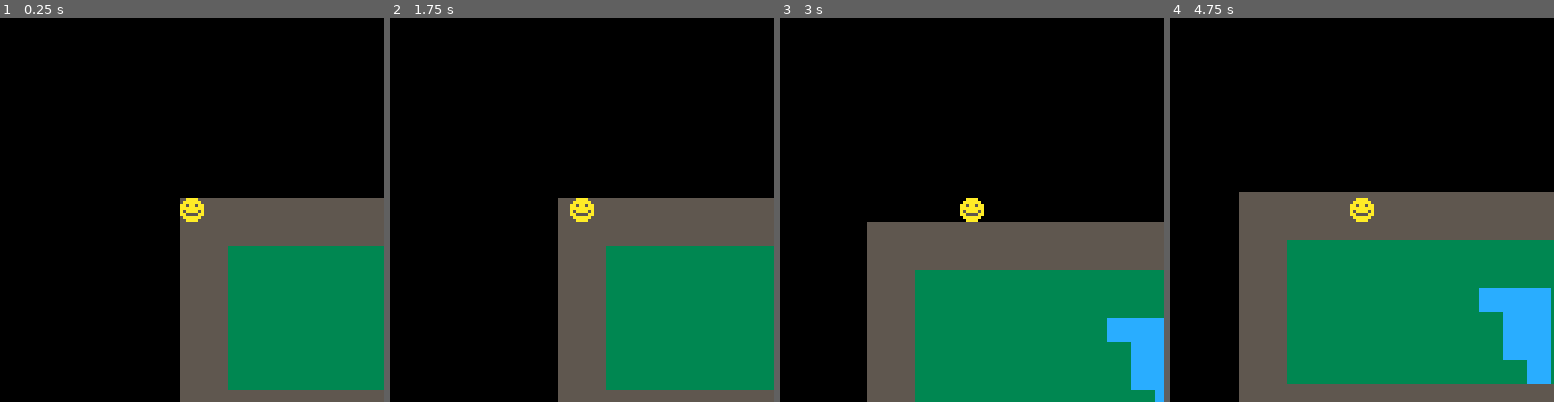
Above: before the commit, frames 1-4 (left to right).
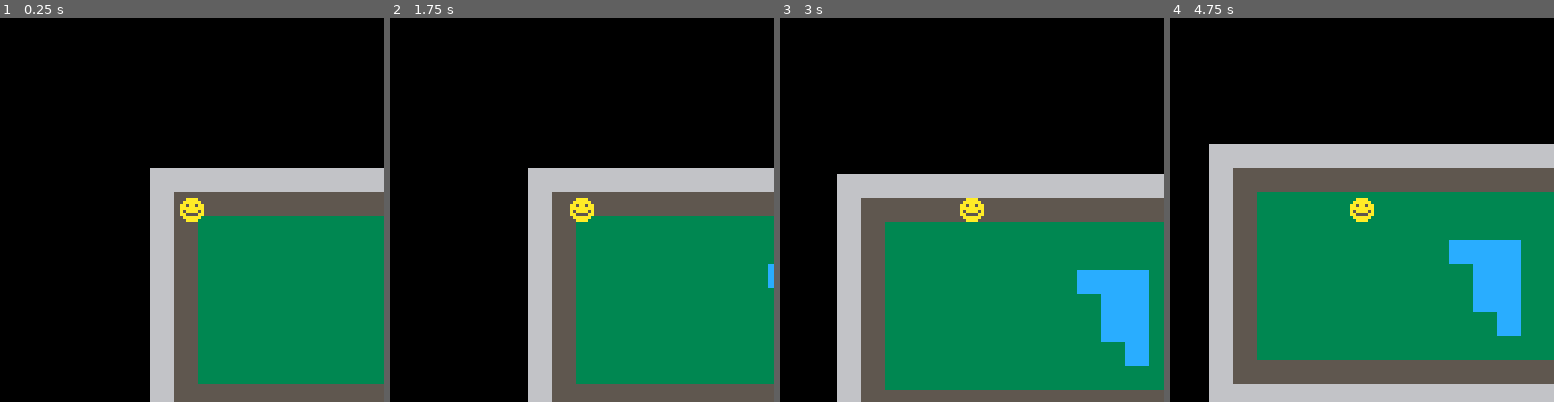
Above: after the commit, the same moments.

Repository: cucsijuan/adventure-game
Game: PICO-8 cartridge adventure.p8
The game is run twice, just before and just after one commit, with the same random seed, the same clock (stepped at 60 frames per second) and the same inputs.
Inputs:
- Up to frame 1 (0.25 s): no input
- Up to frame 2 (1.75 s): tap X (X key) at 0.33, 1.07 s; tap O (Z key) at 0.7, 1.7 s; hold Right from 1.6 s (still down)
- Up to frame 3 (3 s): tap X (X key) at 1.85, 2.97 s; release Right at 2.1 s; tap O (Z key) at 2.1, 2.5, 2.9 s; hold Up 2.15-2.42 s; hold Right from 2.47 s (still down)
- Up to frame 4 (4.75 s): release Right at 3.03 s; hold Left 3.08-3.58 s; tap O (Z key) every 0.4 s from 3.3 to 4.5 s; hold Down 3.63-3.97 s; hold Right 4.02-4.68 s; tap X (X key) at 4.08 s; hold Up from 4.73 s (still down)

The runs differ from the first frame. In frame 1, 16% of the frame differs, in the area x 39-100%, y 39-100%; in frame 2, 17%; in frame 3, 31%; in frame 4, 39%, in the area x 10-100%, y 32-100%.

Commit message:
Update adventure.p8
Added entitity controller and collision

Diff:
--- a/adventure.p8
+++ b/adventure.p8
@@ -1,37 +1,188 @@
 pico-8 cartridge // http://www.pico-8.com
 version 35
 __lua__
+
+entities = {}
+
+-- creates and return a new control component
+function newcontrol(left,right,up,down, input)
+ local c = {}
+ c.left = left
+ c.right = right
+ c.up = up
+ c.down = down
+ c.input = input
+ return c
+end
+
+-- creates and returns a new intention component
+function newintention()
+ local i = {}
+ i.left = false
+ i.right = false
+ i.up = false
+ i.down = false
+ return i
+end
+
+function newposition(x,y,w,h)
+ local p = {}
+ p.x = x
+ p.y = y
+ p.w = w
+ p.h = h
+ return p
+end
+
+function newsprite(x,y)
+ local s = {}
+ s.x= x
+ s.y = y
+ return s
+end
+
+function newentity(position, sprite, control, intention)
+ local e = {}
+  e.position = position
+  e.sprite = sprite
+  e.control = control
+  e.intention = intention
+  add(entities,e)
+ return e
+end
+
+--*******************************
+--****                   ********
+--****    functions      ********
+--****                   ********
+--*******************************
+
+function playerinput(ent)
+   ent.intention.left = btn(ent.control.left)
+   ent.intention.right = btn(ent.control.right)
+   ent.intention.up = btn(ent.control.up)
+   ent.intention.down = btn(ent.control.down)
+end
+
+function canwalk(x,y)
+ return not fget(mget(x/8,y/8),7)
+end
+
+--*******************************
+--****                   ********
+--****    game systems   ********
+--****                   ********
+--*******************************
+
+
+-- control system
+
+controlsystem = {}
+controlsystem.update = function()
+ for ent in all(entities) do
+  if ent.control ~= nil and ent.intention ~= nil then
+   ent.control.input(ent)
+  end
+ end
+end
+
+-- physics system
+
+physicssystem = {}
+physicssystem.update = function()
+ for ent in all(entities) do
+
+  local newx = ent.position.x
+  local newy = ent.position.y
+
+  if ent.position ~= nil and ent.intention ~= nil then
+   if ent.intention.left then newx -= 1 end
+   if ent.intention.right then newx += 1 end
+   if ent.intention.up then newy -= 1 end
+   if ent.intention.down then newy += 1 end
+  end
+
+  -- update x position if allowed to move
+  if canwalk(newx,ent.position.y) and
+     canwalk(newx,ent.position.y+ent.position.w-1) and
+     canwalk(newx+ent.position.h-1,ent.position.y) and
+     canwalk(newx+ent.position.h-1,ent.position.y+ent.position.w-1) then
+   ent.position.x = newx
+  end
+
+  -- update y position if allowed to move
+  if canwalk(ent.position.x,newy) and
+     canwalk(ent.position.x,newy+ent.position.w-1) and
+     canwalk(ent.position.x+ent.position.h-1,newy) and
+     canwalk(ent.position.x+ent.position.h-1,newy+ent.position.w-1) then
+   ent.position.y = newy
+  end
+
+ end
+end
+
+-- graphics system
+
+graphicsystem = {}
+graphicsystem.update = function()
+  cls()
+ -- center the camera to the player
+ camera(-64+player.position.x+(player.position.w/2),
+        -64+player.position.y+(player.position.h/2))
+ map()
+
+ --draw all sprites
+ for ent in all(entities) do
+  if ent.sprite ~= nil and ent.position ~= nil then
+   sspr(ent.sprite.x,ent.sprite.y,
+        ent.position.w,ent.position.h,
+        ent.position.x,ent.position.y)
+  end
+ end
+
+ camera()
+ -- crosshair sprite
+ --spr(16,64-4,64-4)
+end
+
+--*******************************
+
+
+-- ******* init function ********
+
 function _init()
-	x=0
-	y=0
-end
+-- create a player entity
+ player = newentity(
+  newposition(10,10,8,8),
+  newsprite(8,0),
+  -- create a control component
+  newcontrol(0,1,2,3, playerinput),
+  -- create a intention component
+  newintention()
+  )
+end
+
+--******************************
 
 function _update()
-	if btn(0) then	x-=1	end
-	if btn(1) then	x+=1	end
-	if btn(2) then	y-=1	end
-	if btn(3) then	y+=1	end
+-- check player input
+ controlsystem.update()
+ -- move entities
+ physicssystem.update()
 end
 
 function _draw()
-	cls()
-	-- center the camera to the player
-	camera(-64+x+4,-64+y+4)
-	map()
-	spr(1,x,y)
-	camera()
-	-- crosshair sprite
-	--spr(16,64-4,64-4)
+ graphicsystem.update()
 end
 __gfx__
-0000000000aaaa005555555533333333cccccccc0000000000000000000000000000000000000000000000000000000000000000000000000000000000000000
-000000000aaaaaa05555555533333333cccccccc0000000000000000000000000000000000000000000000000000000000000000000000000000000000000000
-00700700aa5aa5aa5555555533333333cccccccc0000000000000000000000000000000000000000000000000000000000000000000000000000000000000000
-00077000aaaaaaaa5555555533333333cccccccc0000000000000000000000000000000000000000000000000000000000000000000000000000000000000000
-00077000a5aaaa5a5555555533333333cccccccc0000000000000000000000000000000000000000000000000000000000000000000000000000000000000000
-00700700aa5555aa5555555533333333cccccccc0000000000000000000000000000000000000000000000000000000000000000000000000000000000000000
-000000000aaaaaa05555555533333333cccccccc0000000000000000000000000000000000000000000000000000000000000000000000000000000000000000
-0000000000aaaa005555555533333333cccccccc0000000000000000000000000000000000000000000000000000000000000000000000000000000000000000
+0000000000aaaa005555555533333333cccccccc6666666600000000000000000000000000000000000000000000000000000000000000000000000000000000
+000000000aaaaaa05555555533333333cccccccc6666666600000000000000000000000000000000000000000000000000000000000000000000000000000000
+00700700aa5aa5aa5555555533333333cccccccc6666666600000000000000000000000000000000000000000000000000000000000000000000000000000000
+00077000aaaaaaaa5555555533333333cccccccc6666666600000000000000000000000000000000000000000000000000000000000000000000000000000000
+00077000a5aaaa5a5555555533333333cccccccc6666666600000000000000000000000000000000000000000000000000000000000000000000000000000000
+00700700aa5555aa5555555533333333cccccccc6666666600000000000000000000000000000000000000000000000000000000000000000000000000000000
+000000000aaaaaa05555555533333333cccccccc6666666600000000000000000000000000000000000000000000000000000000000000000000000000000000
+0000000000aaaa005555555533333333cccccccc6666666600000000000000000000000000000000000000000000000000000000000000000000000000000000
 00088000000000000000000000000000000000000000000000000000000000000000000000000000000000000000000000000000000000000000000000000000
 00088000000000000000000000000000000000000000000000000000000000000000000000000000000000000000000000000000000000000000000000000000
 00000000000000000000000000000000000000000000000000000000000000000000000000000000000000000000000000000000000000000000000000000000
@@ -40,13 +191,18 @@
 00000000000000000000000000000000000000000000000000000000000000000000000000000000000000000000000000000000000000000000000000000000
 00088000000000000000000000000000000000000000000000000000000000000000000000000000000000000000000000000000000000000000000000000000
 00088000000000000000000000000000000000000000000000000000000000000000000000000000000000000000000000000000000000000000000000000000
+__gff__
+0000000080800000000000000000000000000000000000000000000000000000000000000000000000000000000000000000000000000000000000000000000000000000000000000000000000000000000000000000000000000000000000000000000000000000000000000000000000000000000000000000000000000000
+0000000000000000000000000000000000000000000000000000000000000000000000000000000000000000000000000000000000000000000000000000000000000000000000000000000000000000000000000000000000000000000000000000000000000000000000000000000000000000000000000000000000000000
 __map__
-0202020202020202020202020202020200000000000000000000000000000000000000000000000000000000000000000000000000000000000000000000000000000000000000000000000000000000000000000000000000000000000000000000000000000000000000000000000000000000000000000000000000000000
-0202020202020202020202020202020200000000000000000000000000000000000000000000000000000000000000000000000000000000000000000000000000000000000000000000000000000000000000000000000000000000000000000000000000000000000000000000000000000000000000000000000000000000
-0202030303030303030303030303030200000000000000000000000000000000000000000000000000000000000000000000000000000000000000000000000000000000000000000000000000000000000000000000000000000000000000000000000000000000000000000000000000000000000000000000000000000000
-0202030303030303030303030303030200000000000000000000000000000000000000000000000000000000000000000000000000000000000000000000000000000000000000000000000000000000000000000000000000000000000000000000000000000000000000000000000000000000000000000000000000000000
-0202030303030303030304040403030200000000000000000000000000000000000000000000000000000000000000000000000000000000000000000000000000000000000000000000000000000000000000000000000000000000000000000000000000000000000000000000000000000000000000000000000000000000
-0202030303030303030303040403030200000000000000000000000000000000000000000000000000000000000000000000000000000000000000000000000000000000000000000000000000000000000000000000000000000000000000000000000000000000000000000000000000000000000000000000000000000000
-0202030303030303030303040403030200000000000000000000000000000000000000000000000000000000000000000000000000000000000000000000000000000000000000000000000000000000000000000000000000000000000000000000000000000000000000000000000000000000000000000000000000000000
-0202030303030303030303030403030200000000000000000000000000000000000000000000000000000000000000000000000000000000000000000000000000000000000000000000000000000000000000000000000000000000000000000000000000000000000000000000000000000000000000000000000000000000
-0202020202020202020202020202020200000000000000000000000000000000000000000000000000000000000000000000000000000000000000000000000000000000000000000000000000000000000000000000000000000000000000000000000000000000000000000000000000000000000000000000000000000000
+0505050505050505050505050505050505060000000000000000000000000000000000000000000000000000000000000000000000000000000000000000000000000000000000000000000000000000000000000000000000000000000000000000000000000000000000000000000000000000000000000000000000000000
+0502020202020202020202020202020205000000000000000000000000000000000000000000000000000000000000000000000000000000000000000000000000000000000000000000000000000000000000000000000000000000000000000000000000000000000000000000000000000000000000000000000000000000
+0502030303030303030303030303030205000000000000000000000000000000000000000000000000000000000000000000000000000000000000000000000000000000000000000000000000000000000000000000000000000000000000000000000000000000000000000000000000000000000000000000000000000000
+0502030303030303030303030303030205000000000000000000000000000000000000000000000000000000000000000000000000000000000000000000000000000000000000000000000000000000000000000000000000000000000000000000000000000000000000000000000000000000000000000000000000000000
+0502030303030303030304040403030205000000000000000000000000000000000000000000000000000000000000000000000000000000000000000000000000000000000000000000000000000000000000000000000000000000000000000000000000000000000000000000000000000000000000000000000000000000
+0502030303030303030303040403030205000000000000000000000000000000000000000000000000000000000000000000000000000000000000000000000000000000000000000000000000000000000000000000000000000000000000000000000000000000000000000000000000000000000000000000000000000000
+0502030303030303030303040403030205000000000000000000000000000000000000000000000000000000000000000000000000000000000000000000000000000000000000000000000000000000000000000000000000000000000000000000000000000000000000000000000000000000000000000000000000000000
+0502030303030303030303030403030205000000000000000000000000000000000000000000000000000000000000000000000000000000000000000000000000000000000000000000000000000000000000000000000000000000000000000000000000000000000000000000000000000000000000000000000000000000
+0502030303030303030303030303030205000000000000000000000000000000000000000000000000000000000000000000000000000000000000000000000000000000000000000000000000000000000000000000000000000000000000000000000000000000000000000000000000000000000000000000000000000000
+0502020202020202020202020202020205000000000000000000000000000000000000000000000000000000000000000000000000000000000000000000000000000000000000000000000000000000000000000000000000000000000000000000000000000000000000000000000000000000000000000000000000000000
+0505050505050505050505050505050505000000000000000000000000000000000000000000000000000000000000000000000000000000000000000000000000000000000000000000000000000000000000000000000000000000000000000000000000000000000000000000000000000000000000000000000000000000
